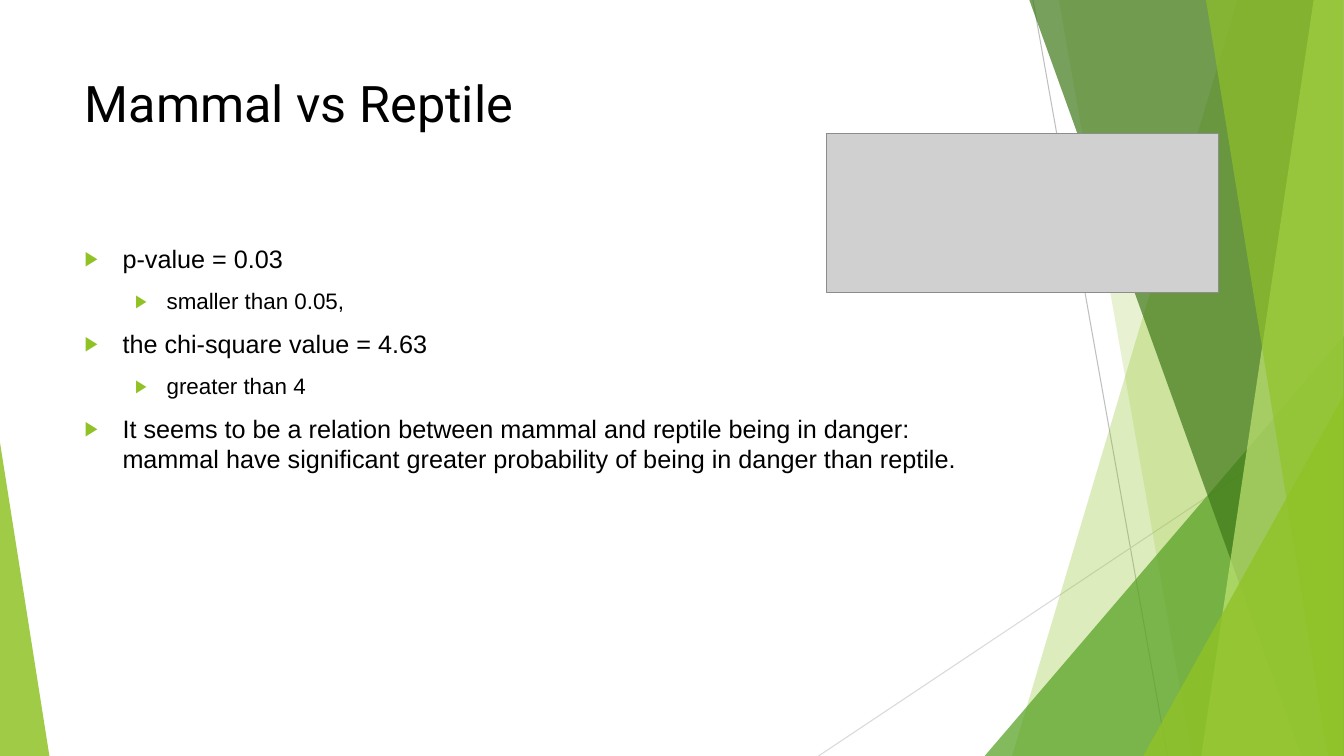
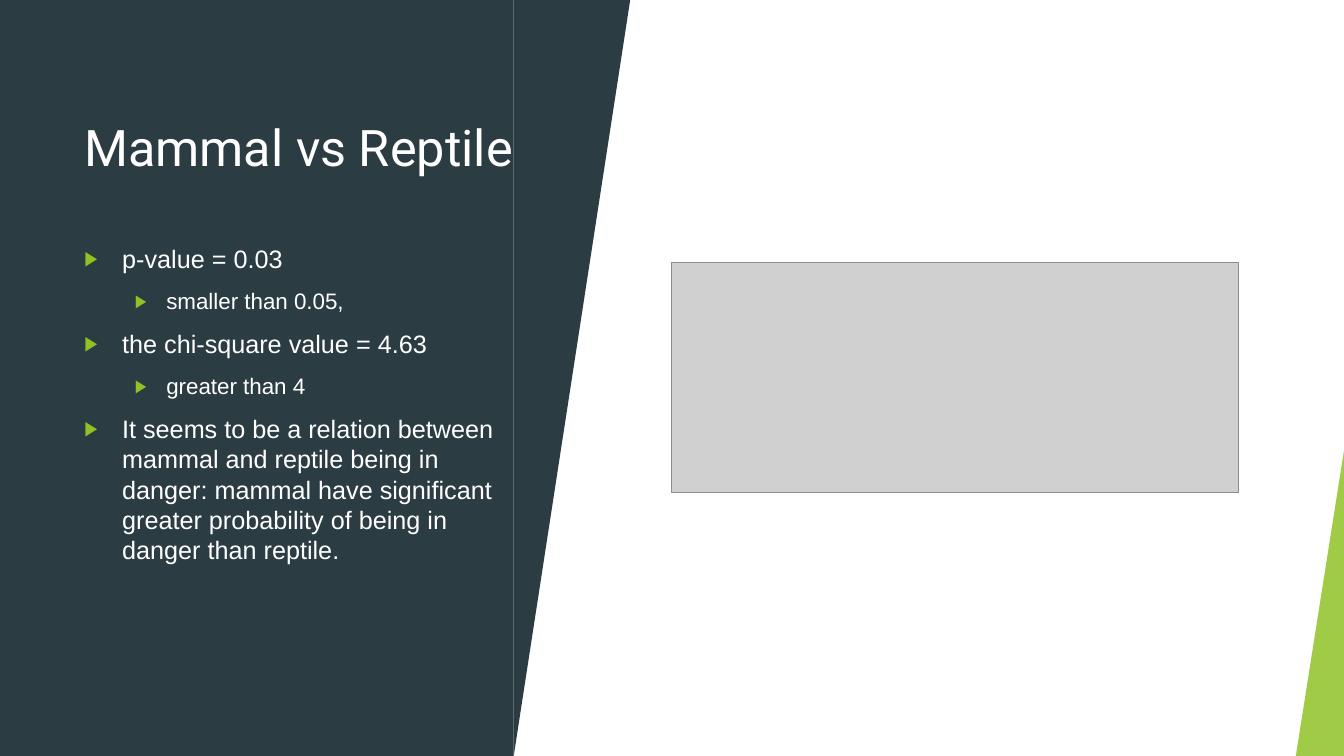
Before and after one commit to kgveronka/biodiversity, a slide deck: slide 13 of Biodiversity in National Parks.pptx (slide 12 before the commit). Drawn at 1344x756 pixels with LibreOffice and Linux fonts; fonts in the diff are those of the drawing; grey boxes stand for pictures. Boxes give left, top, right and bottom in pixels: in the first picture for what was removed or moved away, otherwise in the second. Text is boxed around its words. In the diff, an @@ line names an element or a change of style, - is before the commit and + after.

```diff
--- a/Biodiversity in National Parks.pptx
+++ b/Biodiversity in National Parks.pptx
@@ rectangle added at (x1=0, y1=0, x2=1344, y2=756), fill #FFFFFF @@
@@ rectangle added at (x1=0, y1=0, x2=514, y2=756), fill #2C3C43 @@
@@ triangle added at (x1=514, y1=0, x2=631, y2=756), fill #2C3C43 @@
@@ title "Mammal vs Reptile" at (x1=84, y1=128, x2=513, y2=177): text colour #000000 to #FFFFFF; vertical alignment top to middle @@
@@ text "p-value = 0.03" at (x1=122, y1=249, x2=493, y2=565): text colour #000000 to #FFFFFF @@
@@ picture resized from (x1=827, y1=133, x2=1219, y2=292) to (x1=673, y1=262, x2=1239, y2=493) @@
@@ triangle added at (x1=1297, y1=443, x2=1344, y2=756), fill #90C226 at 85% opacity @@
```
Also in this commit, not shown: 13 other slides changed, 7 slides added, 4 slides removed.
